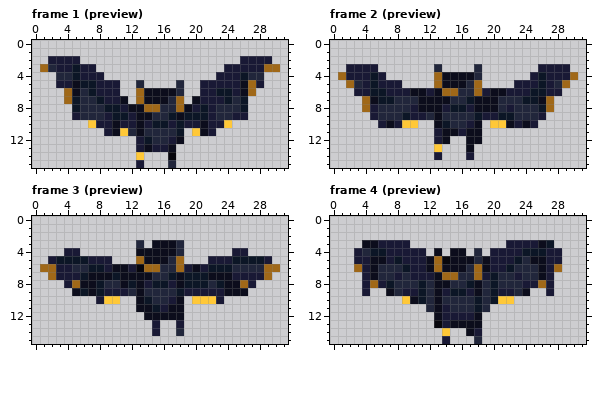
A pixel-art file gets an edit: projects/007_survivors/art/crow_palette.aseprite. The picture above was drawn from the file before the commit.
32x16 pixels, 4 frames. Shown: frame 1 (preview), frame 2 (preview), frame 3 (preview), frame 4 (preview).
After:
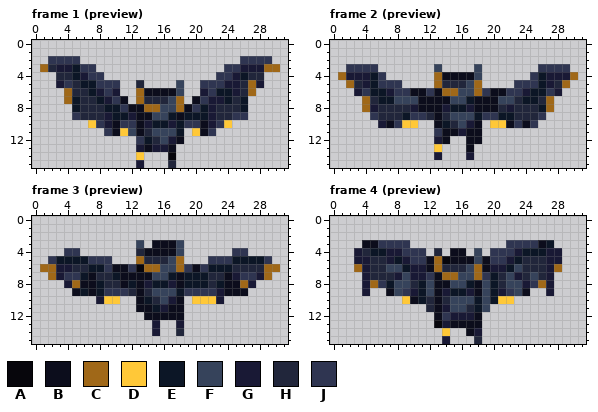
Palette (. is transparent): A #07060c  B #0c0d1c  C #a06818  D #ffc838  E #0c1626  F #36435b  G #191935  H #21263b  J #2f3551
What changed:
Changed rows in their new state; - is an unchanged pixel.
Frame 1 (preview):
first column x 2:
 2 JJJJ--------------------JJJJ
 3 ----JJ----------------JJ----
 4 -----JJ--------------JJ-----
 5 --JH--JJJ-------F--JJJ--H---
 6 ---H---J--------F---J---H---
 7 --------J---HHHF---J--------
 8 ---------J----FF--J---------
 9 ---J---------FF--------JJ---
10 ------J--JJ------JJ--J------
11 -------J--F--FFF----J-------
12 -----------J--F-------------
Frame 2 (preview):
first column x 2:
 3 JJJJ-------F----F-------JJJJ
 4 ----J-----------F------J----
 5 ----JJJ-----HHHF-----JJJ----
 6 --J---JJ--J---FF-J--JJ---J--
 7 ---H--FFF----FF----FF---H---
 9 ---J----JJ---FFF-JJ-----J---
10 ------J-------F------J-J----
11 -----------J----------------
Frame 3 (preview):
first column x 2:
 3 -----------F----F-----------
 4 --JJ-------H----F------JJ---
 5 J----JJJ----HHHF----JJJ----J
 6 -------J--J---FF-J-J--------
 7 --JJ--HH-----FF-----HH--JJ--
 9 -------JJJ---FFF-JJJJ-------
10 --------------F-------------
Frame 4 (preview):
first column x 5:
 3 -JJJJ------------JJJJ-
 4 ----JJJ-H----F-JJJ----
 5 HH---JJ------F-JJ---HH
 6 H-FF-----HHHF-----F--H
 7 H---F--J---FF-J--F--FH
 8 -J-FF--F--FF--F--FF-J-
 9 ---FJ--F------F--JF---
10 ----------FFF-F-------
11 ----------FF--F-------
12 ---------J------------
Changed places in both pictures, as pixel boxes (x1, y1, x2, y2):
changed: (48, 56, 272, 144)
changed: (346, 64, 570, 136)
changed: (48, 240, 272, 304)
changed: (370, 240, 546, 320)
